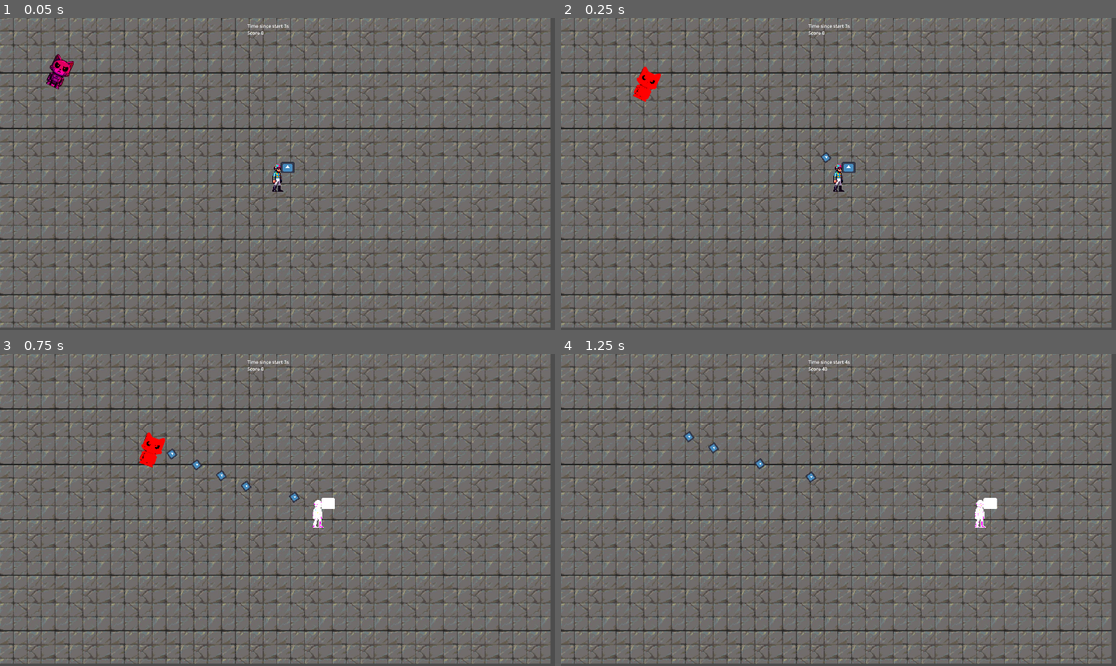
Above: before the commit, frames 1-4 (two rows, left to right).
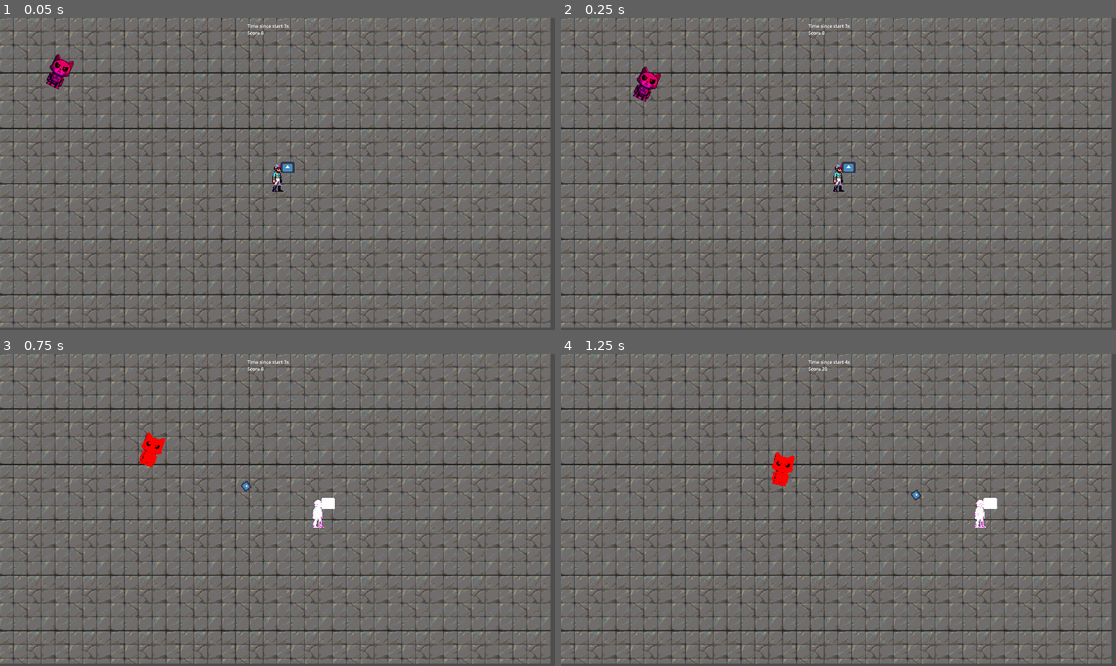
Above: after the commit, the same moments.

Repository: elVariable/gamejam
Game: Godot game, scene res://scenes/levels/main.tscn
The game is run twice, just before and just after one commit, with the same random seed, the same clock (stepped at 60 frames per second) and the same inputs. The engine's default icon, where the game draws it, is replaced by a stand-in: a white triangle on a blue panel in a dark square.
Inputs:
- Up to frame 1 (0.05 s): no input
- Up to frame 2 (0.25 s): no input
- Up to frame 3 (0.75 s): hold D (Right) from 0.53 s (still down); tap U (Fire0) at 0.6 s
- Up to frame 4 (1.25 s): keep holding D (Right)

Frame 1 is identical in both runs. In frame 2, 0.3% of the frame differs, in the area x 13-49%, y 15-47%; in frame 3, 0.2%; in frame 4, 0.5%, in the area x 22-65%, y 4-47%.

Commit message:
Reduce firerate

Diff:
--- a/scripts/weapon.gd
+++ b/scripts/weapon.gd
@@ -2,7 +2,7 @@
 
 var bullet_scene = load("scenes/prefabs/bullet.tscn")
 
-var base_spawn_time = .1
+var base_spawn_time = .5
 var base_spawn_rate = 1
 
 var cnt_spawn_time = base_spawn_time
